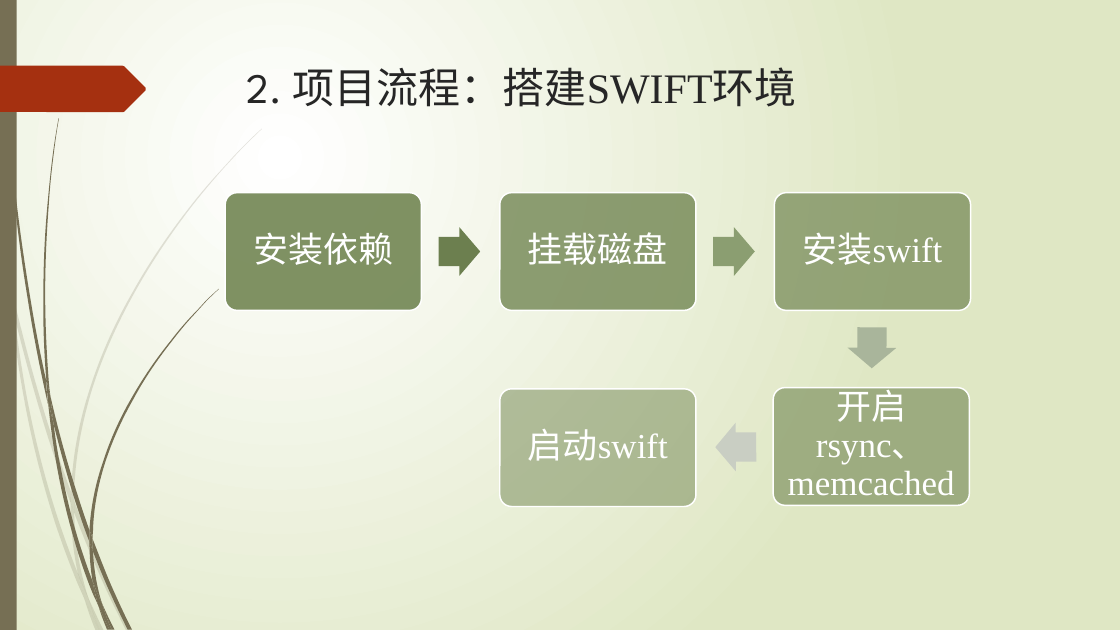
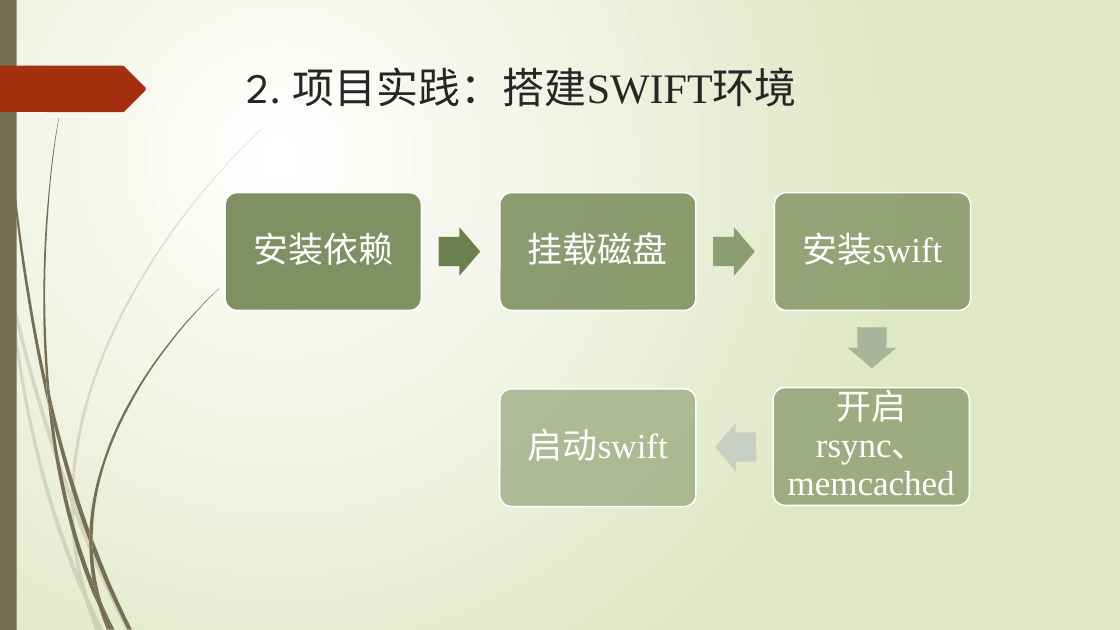
Before and after one commit to ys0232/SAIOinstall, a slide deck: slide 11 of 《海量对象文件存储》结题报告.pptx (slide 8 before the commit). Drawn at 1120x630 pixels with LibreOffice and Linux fonts; fonts in the diff are those of the drawing. Boxes give left, top, right and bottom in pixels: in the first picture for what was removed or moved away, otherwise in the second. Text is boxed around its words. In the diff, an @@ line names an element or a change of style, - is before the commit and + after.

```diff
--- a/《海量对象文件存储》结题报告.pptx
+++ b/《海量对象文件存储》结题报告.pptx
@@ title at (247,67,797,107): text changed @@
-2. 项目流程：搭建SWIFT环境
+2. 项目实践：搭建SWIFT环境
```
Also in this commit, not shown: 7 other slides changed, 3 slides added, 3 other files.
